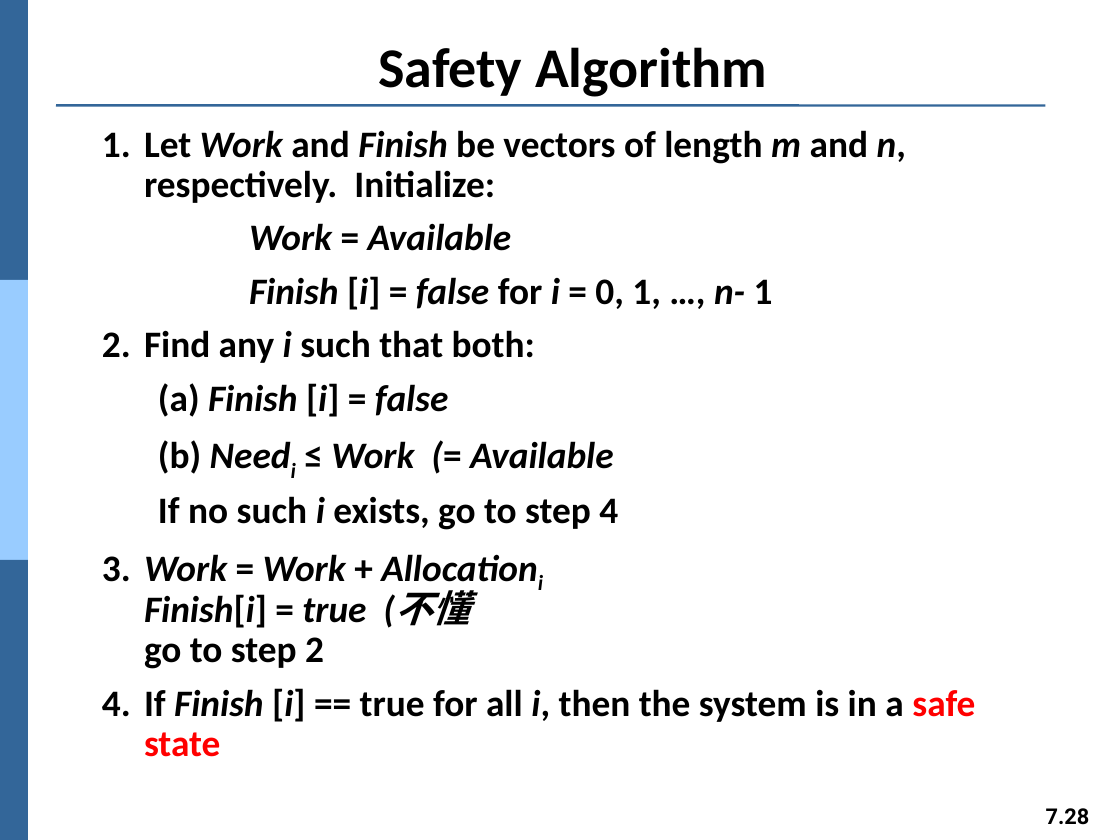
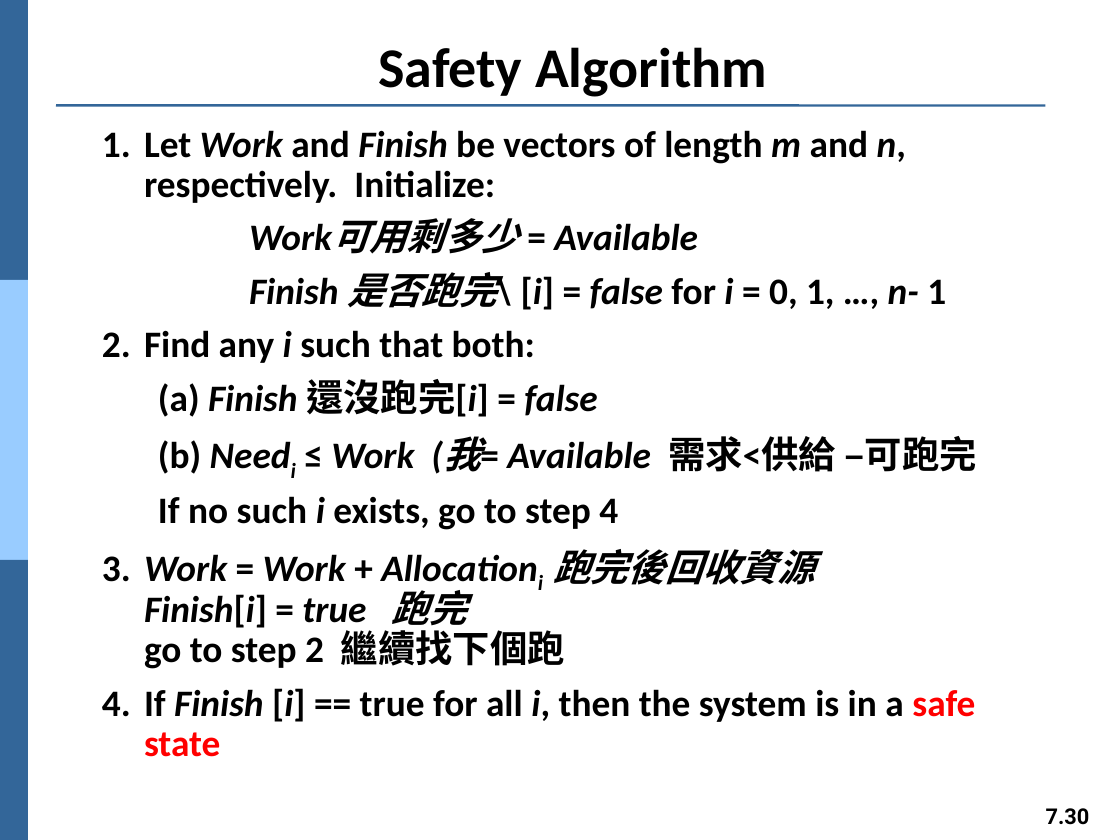
Before and after one commit to Yang09701194/OS_Learning, a slide deck: slide 30 of ch07.pptx (slide 28 before the commit). Drawn at 1120x840 pixels with LibreOffice and Linux fonts; fonts in the diff are those of the drawing. Boxes give left, top, right and bottom in pixels: in the first picture for what was removed or moved away, otherwise in the second. Text is boxed around its words. In the diff, an @@ line names an element or a change of style, - is before the commit and + after.

```diff
--- a/ch07.pptx
+++ b/ch07.pptx
@@ text at [249,223,946,310]: text changed @@
-      Work = Available
-      Finish [i] = false for i = 0, 1, …, n- 1
+      Work可用剩多少 = Available
+      Finish 是否跑完\ [i] = false for i = 0, 1, …, n- 1
@@ text at [158,379,977,474]: text changed @@
-  (a) Finish [i] = false
-  (b) Needi ≤ Work (= Available
+  (a) Finish 還沒跑完[i] = false
+  (b) Needi ≤ Work (我= Available 需求<供給 –可跑完
@@ text at [102,549,814,669]: text changed @@
-3. Work = Work + Allocationi
-Finish[i] = true (不懂
-go to step 2
+3. Work = Work + Allocationi 跑完後回收資源
+Finish[i] = true 跑完
+go to step 2 繼續找下個跑
@@ page number at [1046,808,1090,825]: text changed @@
-7.28
+7.30
```
Also in this commit, not shown: 12 other slides changed, 2 slides added.
